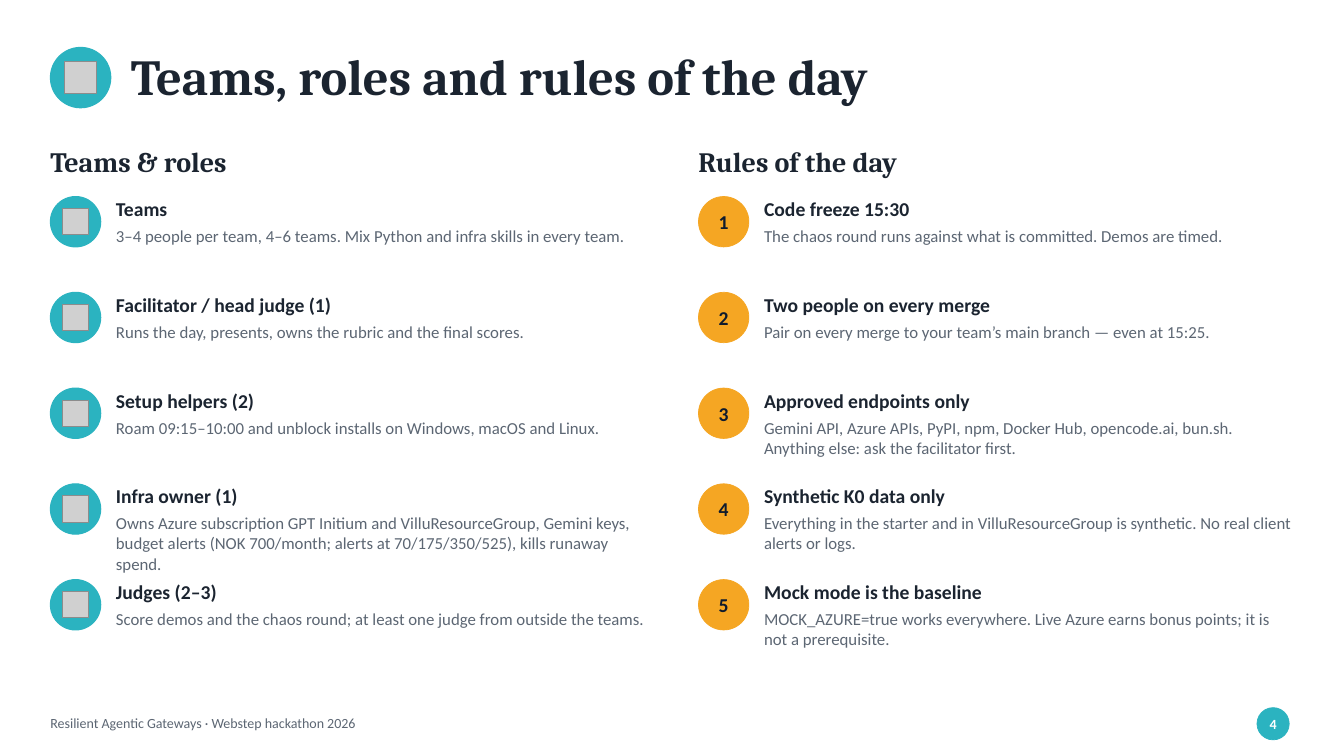
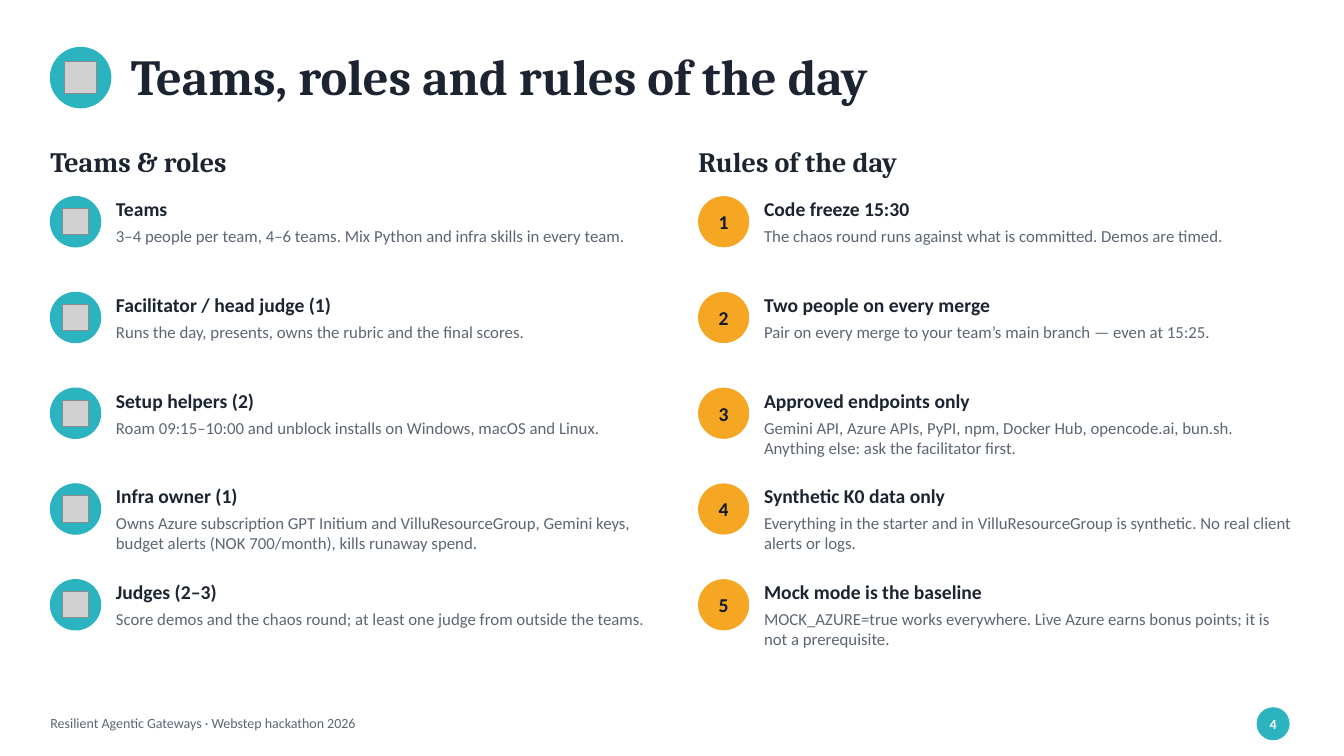
Before and after one commit to Villu/hackathon, a slide deck: slide 4 of slides/hackathon-slides.pptx. Drawn at 1344x756 pixels with LibreOffice and Linux fonts; fonts in the diff are those of the drawing; grey boxes stand for pictures. Boxes give left, top, right and bottom in pixels: in the first picture for what was removed or moved away, otherwise in the second. Text is boxed around its words. In the diff, an @@ line names an element or a change of style, - is before the commit and + after.

```diff
--- a/slides/hackathon-slides.pptx
+++ b/slides/hackathon-slides.pptx
@@ text at [116,517,630,552]: text changed @@
-Owns Azure subscription GPT Initium and VilluResourceGroup, Gemini keys, budget alerts (NOK 700/month; alerts at 70/175/350/525), kills runaway spend.
+Owns Azure subscription GPT Initium and VilluResourceGroup, Gemini keys, budget alerts (NOK 700/month), kills runaway spend.
```
Also in this commit, not shown: 3 other slides changed, 3 other files.
